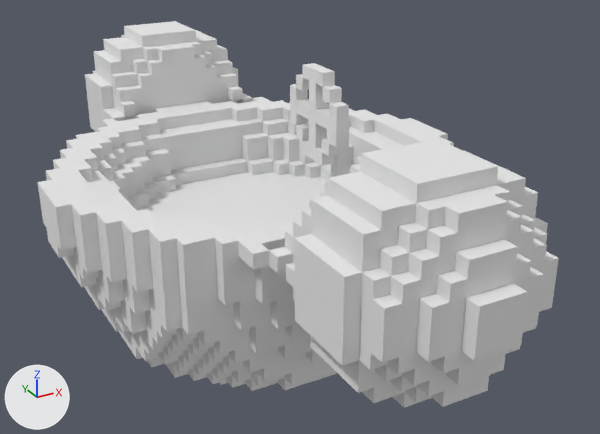
Renders of the OBJ model NeedlesProject/Assets/Model/Data/Player/DownBody.obj from each side of a commit.
The view is the same before and after, from a camera (50 mm lens) standing at (-25.3, -52.3, 37.5) and looking at (2.8, -1.3, 12.0). The axes (+X, +Y, +Z) are drawn at lower left. The lights are the same throughout. Where no turn or scale is listed for an object, it has been applied to the vertices. Vertices at the same position are counted once.

Script lines for the objects in view, before the commit:
```python
me_downbody = bpy.data.meshes.new('DownBody')
me_downbody.from_pydata(...)  # 2502 vertices, 5086 faces; spans x -15.5..15.5, y -26.5..26.5, z 0.0..23.0
me_downbody.materials.append(mat_palette)  # white #e7e7e7
ob_downbody = bpy.data.objects.new('DownBody', me_downbody)
ob_downbody.location = (0.0, 0.0, 0.0)
```
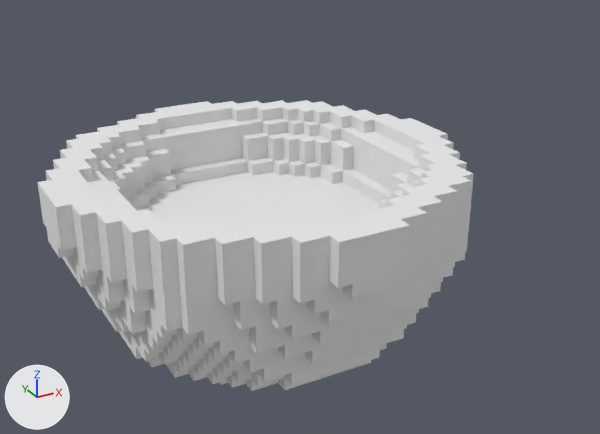
Location of each change, (x1, y1, x2, y2) in pixels of the pictures (600 x 434 px):
'DownBody', reshaped (16% narrower, 25% shorter): before (38, 21, 559, 408); after (38, 100, 474, 391)
part 1 of me_downbody, deleted: before (216, 139, 559, 408)
part 2 of me_downbody, deleted: before (85, 21, 286, 132)
part 3 of me_downbody, deleted: before (159, 63, 350, 228)

The edits, one by one:
me_downbody is used by ob_downbody; location (0.0, 0.0, 0.0).
me_downbody had 2502 vertices, 5086 faces and spanned x -15.5..15.5, y -26.5..26.5, z 0.0..23.0.
me_downbody now has 1475 vertices, 2946 faces and spans x -15.5..15.5, y -15.5..15.5, z 0.0..17.0.
me_downbody part 1: 469 vertices removed from x -7.5..7.5, y -26.5..-12.5, z 9.0..23.0.
me_downbody part 2: 456 vertices removed from x -7.5..7.5, y 12.5..26.5, z 9.0..23.0.
me_downbody part 3: 102 vertices removed from x 4.5..8.5, y -3.5..3.5, z 12.0..23.0.
